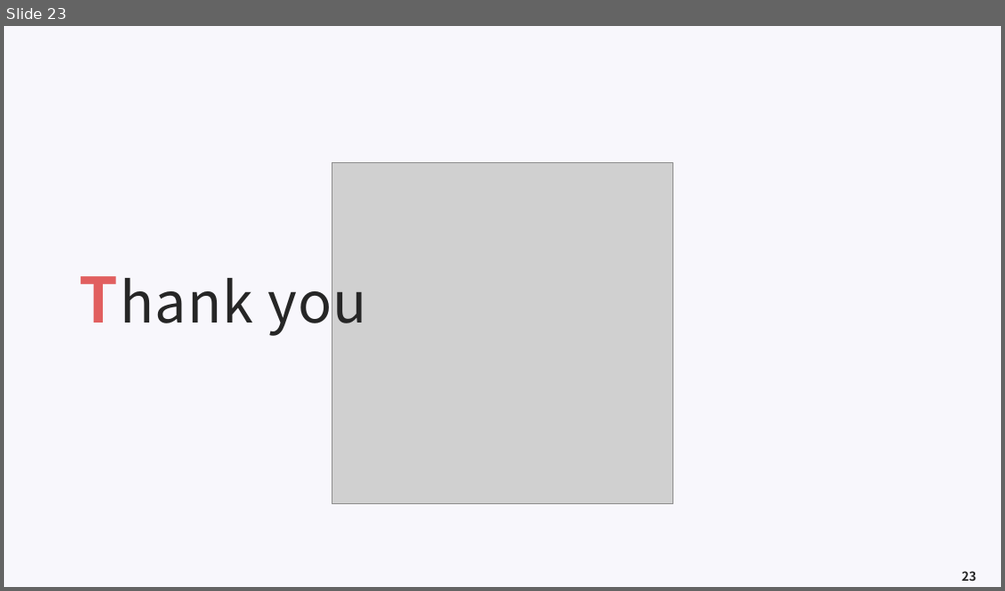
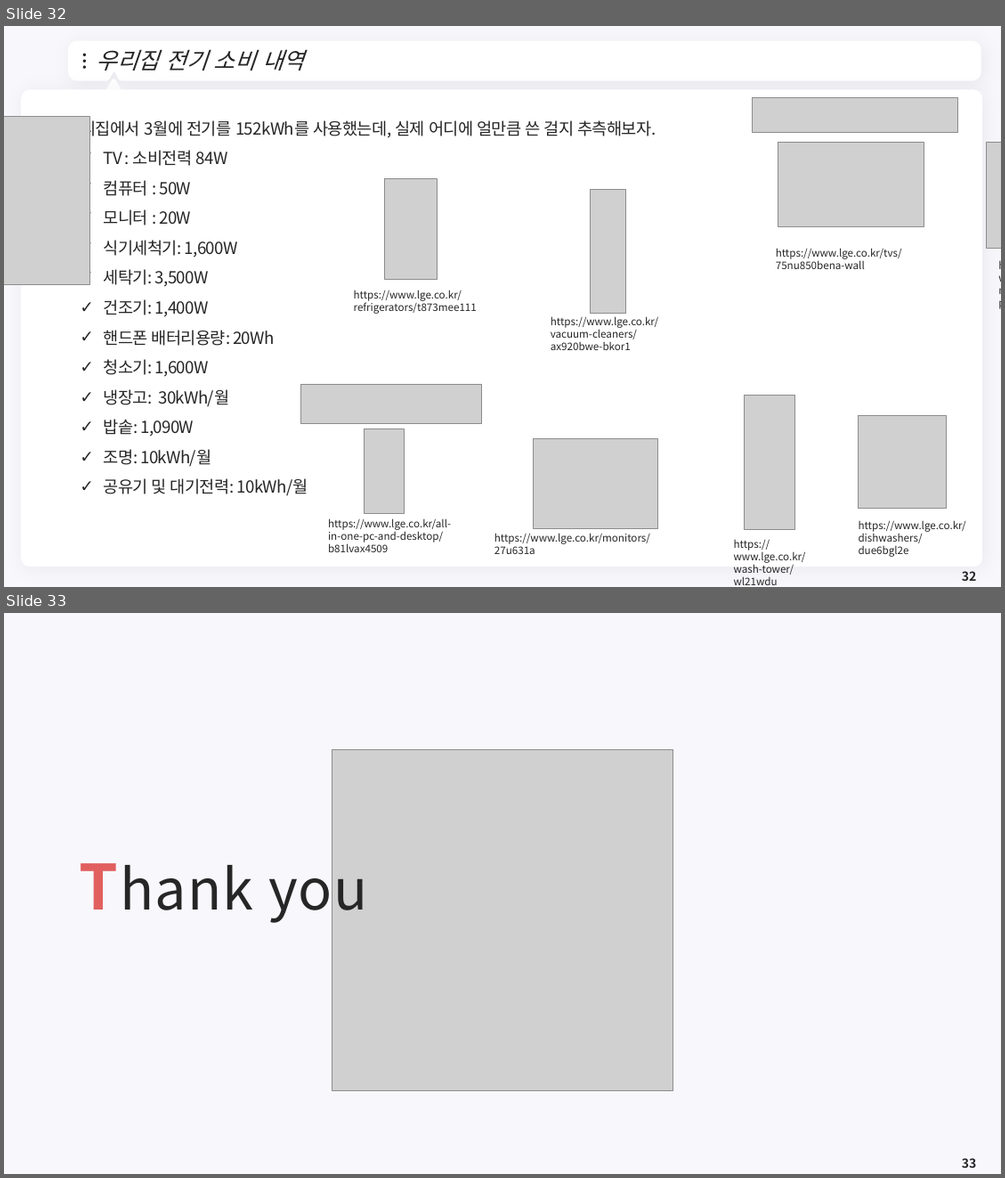
Before and after one commit to meandthey/Teaching, a slide deck: 에너지경제학/자원에너지경제학_Chapter_1.pptx. Shown one above the other, each under a label of ours: slide 23 before the commit, slides 32 and 33 after it. The pictures are 1005x591 and 1005x1178 pixels, drawn with LibreOffice and Linux fonts; fonts in the diff are those of the drawing; grey boxes stand for pictures; background and template pictures are left out. Boxes give left, top, right and bottom in pixels: in the first picture for what was removed or moved away, otherwise in the second. Text is boxed around its words. In the diff, an @@ line names an element or a change of style, - is before the commit and + after.

```diff
--- a/에너지경제학/자원에너지경제학_Chapter_1.pptx
+++ b/에너지경제학/자원에너지경제학_Chapter_1.pptx
@@ slide 32 added at <box>4,26,1001,587</box>, background #F8F7FC @@
@@ freeform shape added at <box>72,45,978,78</box>, fill #FFFFFF, outline #FFFFFF 7.25 pt @@
@@ title added at <box>97,49,304,70</box>, 22 pt, text #262626, italic @@
+우리집 전기 소비 내역
@@ ellipse added at <box>83,54,86,56</box>, fill #262626 @@
@@ ellipse added at <box>83,60,86,62</box>, fill #262626 @@
@@ ellipse added at <box>83,66,86,69</box>, fill #262626 @@
@@ freeform shape added at <box>957,56,966,67</box>, fill #FFFFFF @@
@@ rounded rectangle added at <box>21,89,983,566</box>, fill #FFFFFF @@
@@ triangle added at <box>105,80,122,95</box>, fill #FFFFFF, outline #FFFFFF 3.75 pt @@
@@ picture added at <box>752,98,958,133</box> @@
@@ picture added at <box>4,116,90,284</box> @@
@@ text added at <box>66,117,655,496</box>, 16 pt, text #262626 @@
+• 우리집에서 3월에 전기를 152kWh를 사용했는데, 실제 어디에 얼만큼 쓴 걸지 추측해보자.
+  ✓ TV : 소비전력 84W
+  ✓ 컴퓨터 : 50W
+  ✓ 모니터 : 20W
+  ✓ 식기세척기: 1,600W
+  ✓ 세탁기: 3,500W
+  ✓ 건조기: 1,400W
+  ✓ 핸드폰 배터리용량: 20Wh
+  ✓ 청소기: 1,600W
+  ✓ 냉장고: 30kWh/월
+  ✓ 밥솥: 1,090W
+  ✓ 조명: 10kWh/월
+  ✓ 공유기 및 대기전력: 10kWh/월
@@ picture added at <box>778,142,923,227</box> @@
@@ picture added at <box>987,142,1001,248</box> @@
@@ picture added at <box>384,178,437,279</box> @@
@@ picture added at <box>591,190,626,313</box> @@
@@ text added at <box>776,248,902,269</box>, 10 pt, text #262626 @@
+https://www.lge.co.kr/tvs/75nu850bena-wall
@@ text added at <box>991,256,1001,313</box>, 10 pt, text #262626 @@
+https://www.cuckoo.co.kr/mall/productView?productNo=9921
@@ text added at <box>354,289,477,313</box>, 10 pt, text #262626 @@
+https://www.lge.co.kr/refrigerators/t873mee111
@@ text added at <box>550,316,658,350</box>, 10 pt, text #262626 @@
+https://www.lge.co.kr/vacuum-cleaners/ax920bwe-bkor1
@@ picture added at <box>301,384,482,424</box> @@
@@ picture added at <box>744,395,795,530</box> @@
@@ picture added at <box>858,416,947,509</box> @@
@@ picture added at <box>364,429,404,515</box> @@
@@ picture added at <box>534,439,657,529</box> @@
@@ text added at <box>328,518,451,552</box>, 10 pt, text #262626 @@
+https://www.lge.co.kr/all-in-one-pc-and-desktop/b81lvax4509
@@ text added at <box>494,532,650,554</box>, 10 pt, text #262626 @@
+https://www.lge.co.kr/monitors/27u631a
@@ text added at <box>858,520,966,556</box>, 10 pt, text #262626 @@
+https://www.lge.co.kr/dishwashers/due6bgl2e
@@ text added at <box>734,539,806,585</box>, 10 pt, text #262626 @@
+https://www.lge.co.kr/wash-tower/wl21wdu
@@ page number added at <box>962,571,976,580</box>, 12 pt, text #262626, bold @@
+32
@@ what was slide 23 is now slide 33 @@
@@ page number at <box>962,1158,976,1167</box>: text changed @@
-23
+33
```
Also in this commit, not shown: 2 slides changed, 9 other slides added, 1 other file.
